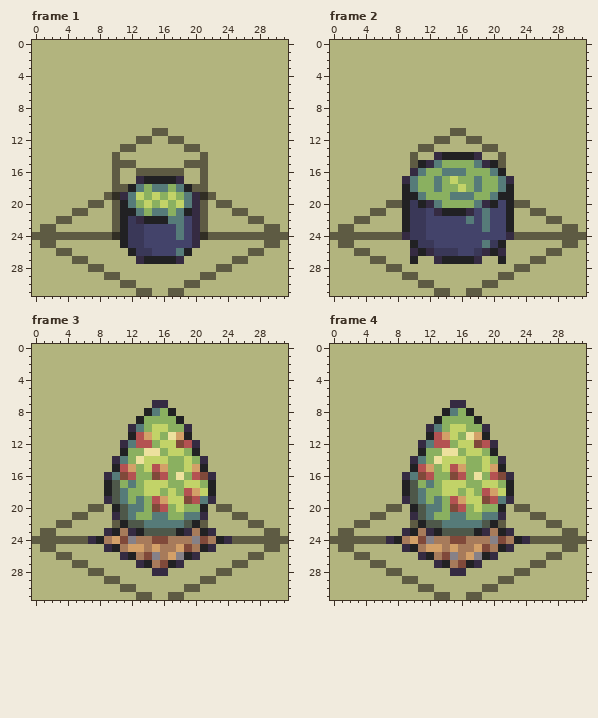
File history of a pixel-art file, layer2/rendering/assets/iso/units.aseprite. This is how it looked before the edit.
32x32 pixels, 7 frames. Shown: frame 1, frame 2, frame 3, frame 4. The commit also changed other frames, which this record leaves out.
Now the later version:
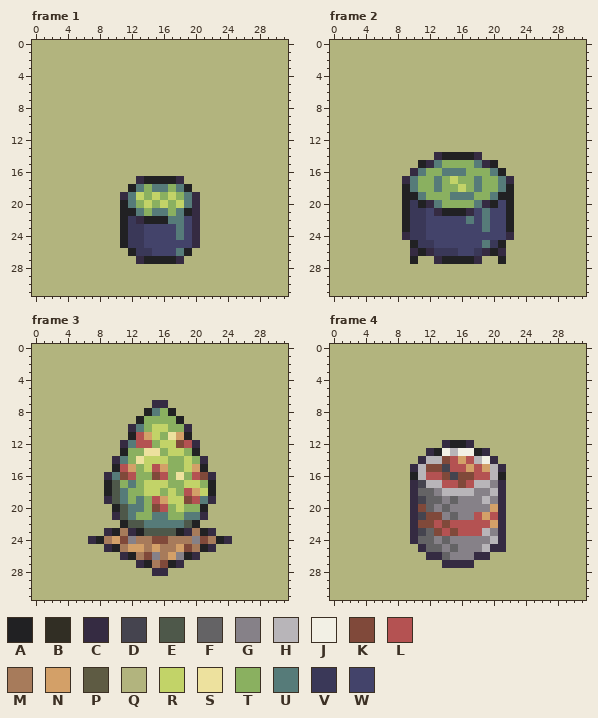
Palette (. is transparent): A #212123  B #312e24  C #352b42  D #45444f  E #4e584a  F #646365  G #868188  H #b8b5b9  J #f2f0e5  K #80493a  L #b45252  M #a77b5b  N #d3a068  P #5e5b43  Q #b2b47e  R #c2d368  S #ede19e  T #8ab060  U #567b79  V #3a3858  W #43436a
From old to new:
layer "overlay/x/Layer 1" now hidden
layer "overlay/outside/floor outside" now hidden
layer "overlay/centre/vertical centre" now hidden
layer "overlay/centre/top centre" now hidden
layer "overlay/centre/floor centre" now hidden
Frame 1:
y 11: x 15..16 PP -> QQ
y 12: x 13..14 PP -> QQ; x 17..18 PP -> QQ
y 13: x 11..12 PP -> QQ; x 19..20 PP -> QQ
y 14: x 10 P -> Q; x 21 P -> Q
y 15: x 10..12 PPP -> QQQ; x 19..21 PPP -> QQQ
y 16: x 10 P -> Q; x 13..18 PPPPPP -> QQQQQQ; x 21 P -> Q
y 17: x 10 P -> Q; x 21 P -> Q
y 18: x 10..11 PP -> QQ; x 20..21 PP -> QQ
y 19: x 9..10 PB -> QQ; x 21..22 BP -> QQ
y 20: x 7..8 PP -> QQ; x 10 P -> Q; x 21 P -> Q; x 23..24 PP -> QQ
y 21: x 5..6 PP -> QQ; x 10 P -> Q; x 21 P -> Q; x 25..26 PP -> QQ
y 22: x 3..4 PP -> QQ; x 10 P -> Q; x 21 P -> Q; x 27..28 PP -> QQ
y 23: x 1..2 PP -> QQ; x 10 P -> Q; x 21 P -> Q; x 29..30 PP -> QQ
y 24: x 0..10 PPPPPPPPPPB -> QQQQQQQQQQQ; x 21..31 BPPPPPPPPPP -> QQQQQQQQQQQ
y 25: x 1..2 PP -> QQ; x 29..30 PP -> QQ
y 26: x 3..4 PP -> QQ; x 27..28 PP -> QQ
y 27: x 5..6 PP -> QQ; x 25..26 PP -> QQ
y 28: x 7..8 PP -> QQ; x 23..24 PP -> QQ
y 29: x 9..10 PP -> QQ; x 21..22 PP -> QQ
y 30: x 11..12 PP -> QQ; x 19..20 PP -> QQ
y 31: x 13..14 PP -> QQ; x 17..18 PP -> QQ
Frame 2:
y 11: x 15..16 PP -> QQ
y 12: x 13..14 PP -> QQ; x 17..18 PP -> QQ
y 13: x 11..12 PP -> QQ; x 19..20 PP -> QQ
y 14..15: x 10 P -> Q; x 21 P -> Q
y 20: x 7..8 PP -> QQ; x 23..24 PP -> QQ
y 21: x 5..6 PP -> QQ; x 25..26 PP -> QQ
y 22: x 3..4 PP -> QQ; x 27..28 PP -> QQ
y 23: x 1..2 PP -> QQ; x 29..30 PP -> QQ
y 24: x 0..8 PPPPPPPPP -> QQQQQQQQQ; x 23..31 PPPPPPPPP -> QQQQQQQQQ
y 25: x 1..2 PP -> QQ; x 29..30 PP -> QQ
y 26: x 3..4 PP -> QQ; x 27..28 PP -> QQ
y 27: x 5..6 PP -> QQ; x 25..26 PP -> QQ
y 28: x 7..8 PP -> QQ; x 23..24 PP -> QQ
y 29: x 9..10 PP -> QQ; x 21..22 PP -> QQ
y 30: x 11..12 PP -> QQ; x 19..20 PP -> QQ
y 31: x 13..14 PP -> QQ; x 17..18 PP -> QQ
Frame 3:
y 20: x 7..8 PP -> QQ; x 23..24 PP -> QQ
y 21: x 5..6 PP -> QQ; x 25..26 PP -> QQ
y 22: x 3..4 PP -> QQ; x 10 P -> Q; x 21 P -> Q; x 27..28 PP -> QQ
y 23: x 1..2 PP -> QQ; x 29..30 PP -> QQ
y 24: x 0..6 PPPPPPP -> QQQQQQQ; x 25..31 PPPPPPP -> QQQQQQQ
y 25: x 1..2 PP -> QQ; x 29..30 PP -> QQ
y 26: x 3..4 PP -> QQ; x 27..28 PP -> QQ
y 27: x 5..6 PP -> QQ; x 25..26 PP -> QQ
y 28: x 7..8 PP -> QQ; x 23..24 PP -> QQ
y 29: x 9..10 PP -> QQ; x 21..22 PP -> QQ
y 30: x 11..12 PP -> QQ; x 19..20 PP -> QQ
y 31: x 13..14 PP -> QQ; x 17..18 PP -> QQ
Frame 4:
y 7: x 15..16 CC -> QQ
y 8: x 14..17 AUTA -> QQQQ
y 9: x 13..18 ATTTTA -> QQQQQQ
y 10: x 12..19 CUTRRTTC -> QQQQQQQQ
y 11: x 12..19 ALNRTSNA -> QQQQQQQQ
y 12: x 11..20 CULLTRRKLC -> QQQCAACQQQ
y 13: x 11..20 ATTSSTRRTA -> QCAJHJJACQ
y 14: x 10..21 CUTSRRRTTRTC -> QCHHKLNLHJCQ
y 15: x 10..14 ALNTR -> CHKKD; x 16..21 NTTRNA -> LNLNHC
y 16: x 9..11 CUK -> QAH; x 13..22 TTKLTSTLKC -> LKDKKLLHAQ
y 17: x 9..22 AETUTRRRTTRRTA -> QCDHHLLKLHHGCQ
y 18: x 9..22 AEUTTRRTRTLNRA -> QCFFGHHHHGGHCQ
y 19: x 9..22 CEUTUTLNRRKLUC -> QCDFFGFGGGHGCQ
y 20: x 7..8 PP -> QQ; x 10..21 AEUUTKLTRTTA -> CKFGFGGGGGNC; x 23..24 PP -> QQ
y 21: x 5..6 PP -> QQ; x 11..20 EUTTUUTTUU -> DKKGFGGLNL; x 25..26 PP -> QQ
y 22: x 3..4 PP -> QQ; x 10..21 PAEEUUUUUEAP -> CKKLKLLLLLNC; x 27..28 PP -> QQ
y 23: x 1..2 PP -> QQ; x 9..22 CAMCAEEEEACMAC -> QCDFKLKLLLHGCQ; x 29..30 PP -> QQ
y 24: x 0..31 PPPPPPPCAMNKGMMKKMMMGKMACPPPPPPP -> QQQQQQQQQQCFFGFGGGGGHCQQQQQQQQQQ
y 25: x 1..2 PP -> QQ; x 9..22 CAMNNMNMMNKMAC -> QQCFFGFGGGHCCQ; x 29..30 PP -> QQ
y 26: x 3..4 PP -> QQ; x 11..14 CAMK -> QCCF; x 16..20 MNGAC -> GGCCQ; x 27..28 PP -> QQ
y 27: x 5..6 PP -> QQ; x 13..18 CAMKAC -> QCCCCQ; x 25..26 PP -> QQ
y 28: x 7..8 PP -> QQ; x 15..16 CC -> QQ; x 23..24 PP -> QQ
y 29: x 9..10 PP -> QQ; x 21..22 PP -> QQ
y 30: x 11..12 PP -> QQ; x 19..20 PP -> QQ
y 31: x 13..14 PP -> QQ; x 17..18 PP -> QQ
